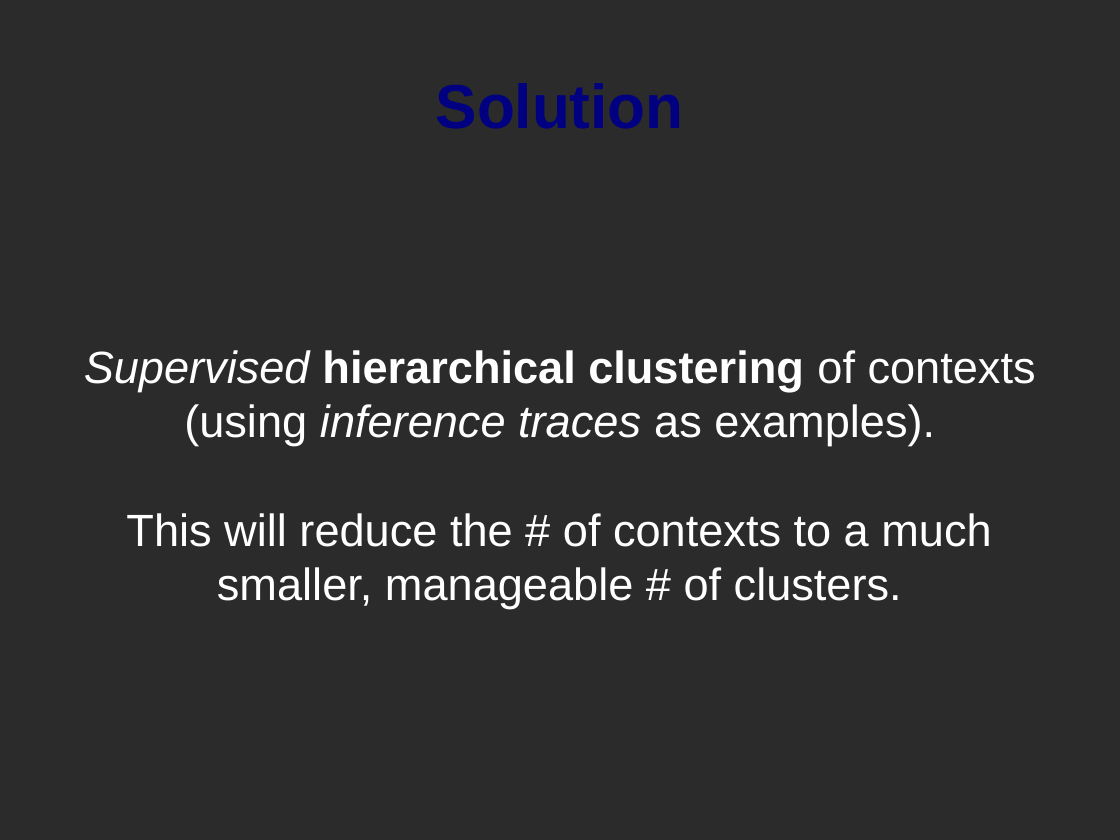
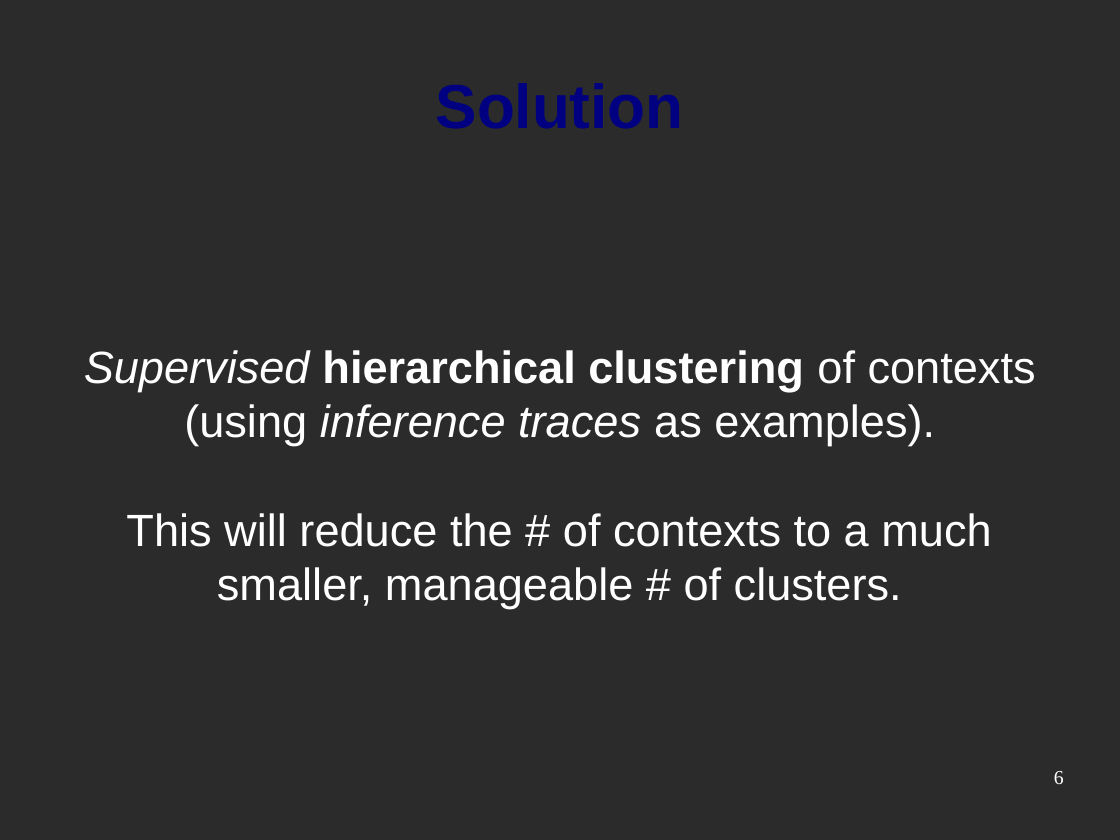
Before and after one commit to srvarey/genifer, a slide deck: slide 6 of slides/Genifer - oracle.odp (slide 5 before the commit). Drawn at 1120x840 pixels with LibreOffice and Linux fonts; fonts in the diff are those of the drawing; background and template pictures are left out; a plain dark background stands for a picture behind light text. Boxes give left, top, right and bottom in pixels: in the first picture for what was removed or moved away, otherwise in the second. Text is boxed around its words. In the diff, an @@ line names an element or a change of style, - is before the commit and + after.

```diff
--- a/slides/Genifer - oracle.odp
+++ b/slides/Genifer - oracle.odp
@@ page number added at <box>1054,771,1064,784</box>, 14 pt, text #FFFFFF @@
+6
```
Also in this commit, not shown: 6 other slides changed, 3 slides added, 8 other files.
